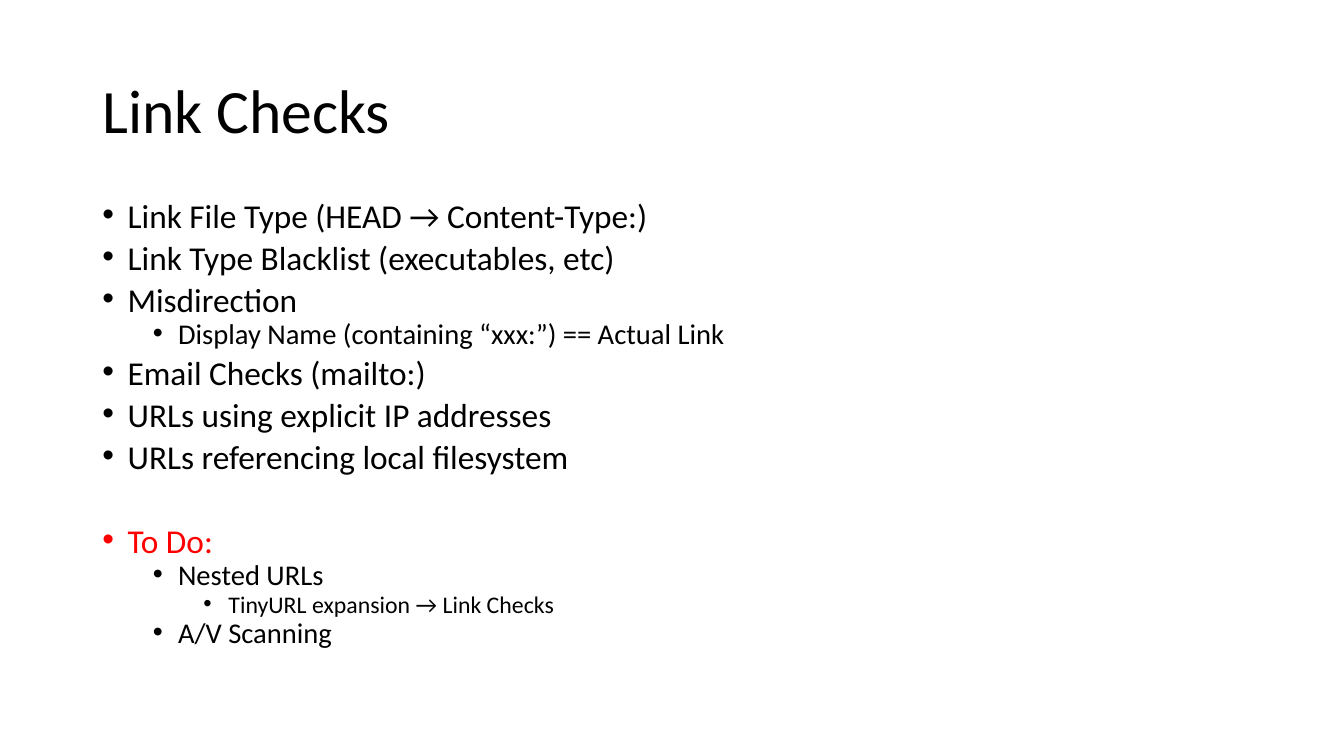
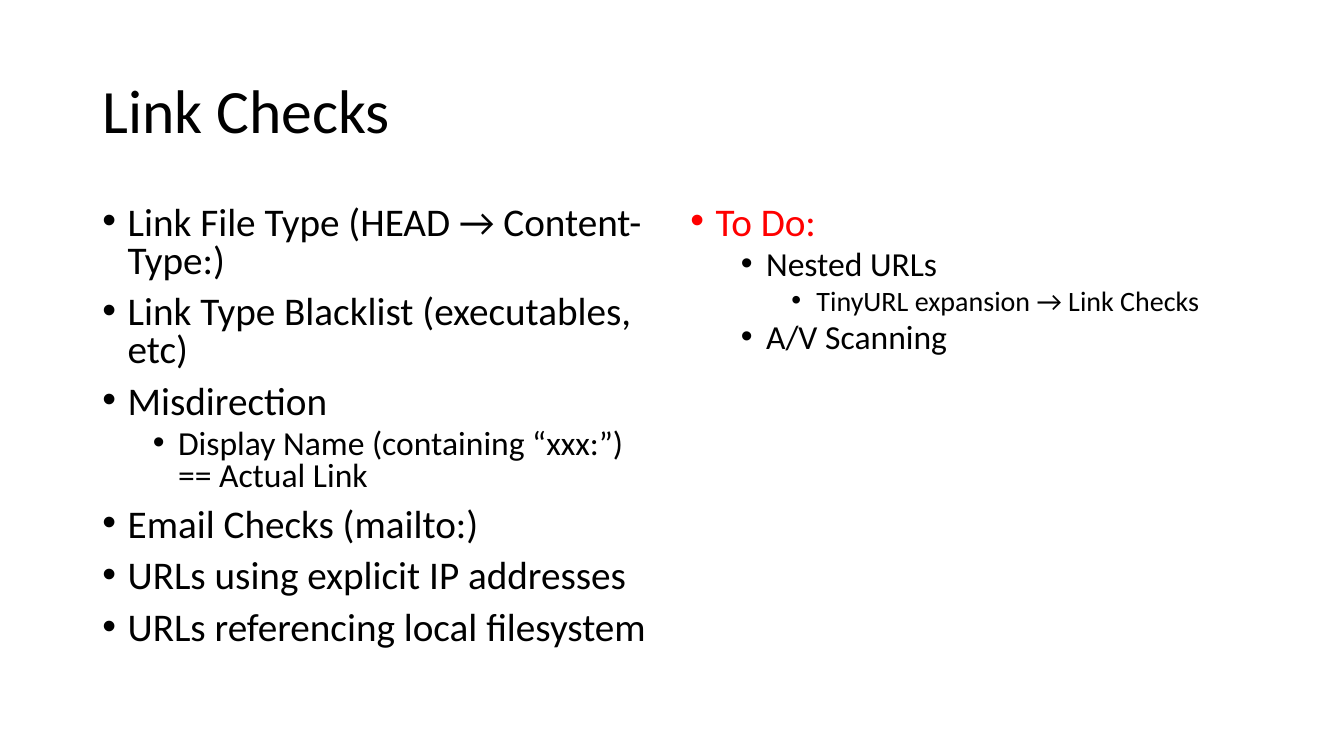
Before and after one commit to CodeChex/OutlookSafetyChecks, a slide deck: slide 10 of Outlook Safety Check.pptx. Drawn at 1344x756 pixels with LibreOffice and Linux fonts; fonts in the diff are those of the drawing. Boxes give left, top, right and bottom in pixels: in the first picture for what was removed or moved away, otherwise in the second. Text is boxed around its words. In the diff, an @@ line names an element or a change of style, - is before the commit and + after.

```diff
--- a/Outlook Safety Check.pptx
+++ b/Outlook Safety Check.pptx
@@ text "Link File Type (HEAD → ..." at [128,207,645,648]: size 23.8 to 28 pt in "Link File Type (HEAD → Content-Type:)", "Link Type Blacklist (executables, etc)", "Misdirection", "Email Checks (mailto:)" and 2 more places; size 20.4 to 24 pt in "Display Name (containing “xxx:”) == Actual Link"; line spacing 0.7 to 0.8 @@
@@ text added at [716,211,1199,355], 20 pt, text #000000 @@
+• To Do:
+  • Nested URLs
+    • TinyURL expansion → Link Checks
+  • A/V Scanning
@@ text at [128,531,554,648]: paragraphs removed @@
-• To Do:
-  • Nested URLs
-    • TinyURL expansion → Link Checks
-  • A/V Scanning
```
Also in this commit, not shown: 8 other slides changed, 22 other files.
